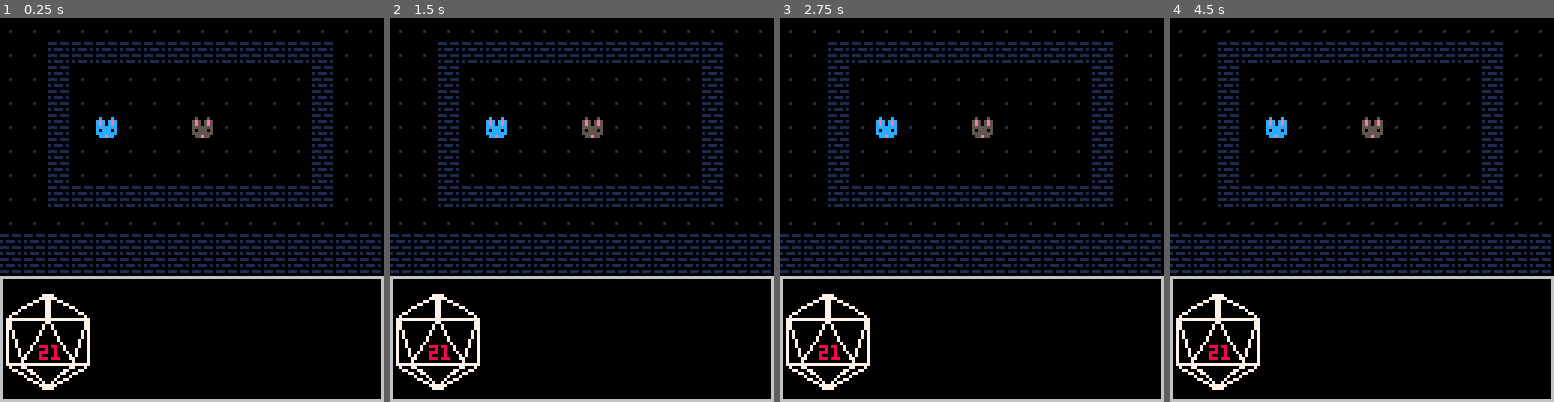
Above: before the commit, frames 1-4 (left to right).
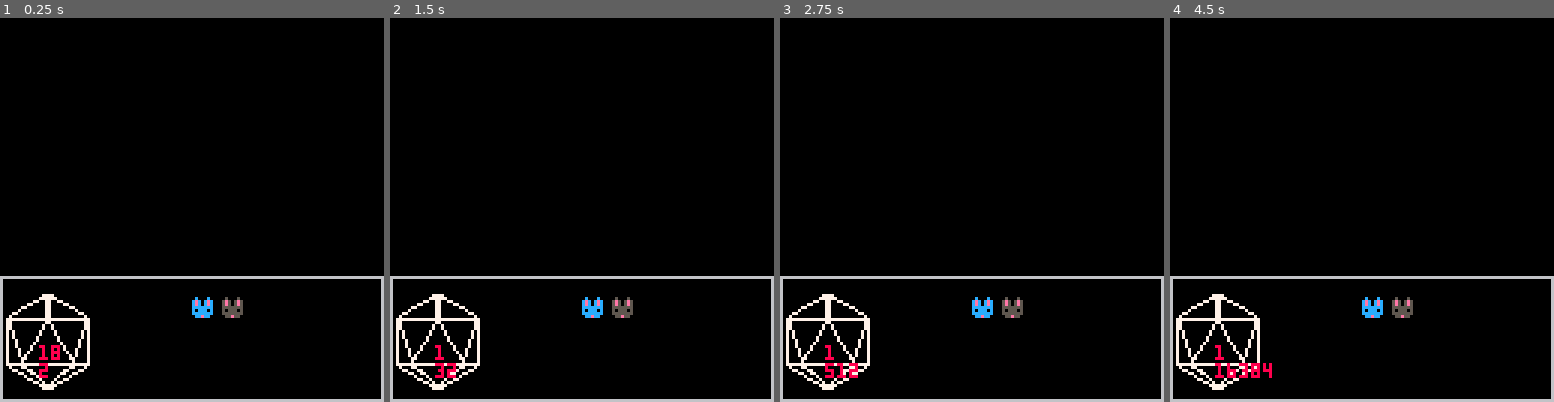
Above: after the commit, the same moments.

Repository: graphitical/d8-knight
Game: PICO-8 cartridge main.p8
Same seed, same stepped clock (60 frames per second), same inputs: the game is played once before the commit and once after it.
Inputs:
- Up to frame 1 (0.25 s): no input
- Up to frame 2 (1.5 s): tap X (X key) at 0.33, 1.07 s; tap O (Z key) at 0.7 s
- Up to frame 3 (2.75 s): hold Right 1.6-2.1 s; tap O (Z key) at 1.7, 2.1, 2.5 s; tap X (X key) at 1.85 s; hold Up 2.15-2.42 s; hold Right from 2.47 s (still down)
- Up to frame 4 (4.5 s): tap O (Z key) every 0.4 s from 2.9 to 4.1 s; tap X (X key) at 2.97, 4.08 s; release Right at 3.03 s; hold Left 3.08-3.58 s; hold Down 3.63-3.97 s; hold Right from 4.02 s (still down)

The runs differ from the first frame. In frame 1, 10% of the frame differs, in the area x 0-100%, y 3-94%; in frame 2, 10%; in frame 3, 10%; in frame 4, 10%.

Commit message:
Separate rolling initiative into its own state

Diff:
--- a/main.p8
+++ b/main.p8
@@ -4,13 +4,36 @@
 -- main
 g = {} -- games state
 c = {} -- config
+T = 0
 
 function _init()
- -- mmenu_ini()
- cmbt_ini()
+  T = 0
+  c.players = {}
+  local pc = {
+    name="blue bunny",
+    i=4,
+    j=4,
+    mvmt=8,
+    tail={},
+    bktrk = 0,
+    sp=255}
+    add(c.players,pc)
+    local pc = {
+    name = "brown bunny",
+    i = 8,
+    j = 4,
+    mvmt=6,
+    tail={},
+    bktrk = 0,
+    sp=254}
+
+  add(c.players,pc)
+
+  init_ini()
 end
 
 function _update()
+ T+=1
  g.upd()
 end
 
@@ -71,6 +94,21 @@
 -- non-combat exploration
 -->8
 -- combat
+function cmbt_ini()
+  g.upd = cmbt_upd
+  g.drw = cmbt_drw
+  cmbt_states={init=0,menu=1,move=2,mattack=3,rattack=4,end_turn=5}
+  --  cmbt_state = cmbt_states.menu
+  cmbt_state = cmbt_states.init
+  s=0
+  roll_val = 21
+  roll_time = 2
+  roll_count = 0
+
+  c.num_turns = #c.players
+  c.player_turn = 1
+end
+
 function render_path(pc)
  if #pc.tail == 0 then
   return
@@ -120,37 +158,6 @@
   pc.j = nxt[2]
   pc.tail = nw_tail
  end
-end
-
-function cmbt_ini()
- g.upd = cmbt_upd
- g.drw = cmbt_drw
- cmbt_states={init=0,menu=1,move=2,mattack=3,rattack=4,end_turn=5}
---  cmbt_state = cmbt_states.menu
- cmbt_state = cmbt_states.init
- s=0
-
- c.players = {}
- local pc = {
-  name="blue bunny",
-  i=4,
-  j=4,
-  mvmt=8,
-  tail={},
-  bktrk = 0,
-  sp=255}
- add(c.players,pc)
- local pc = {
-  name = "brown bunny",
-  i = 8,
-  j = 4,
-  mvmt=6,
-  tail={},
-  bktrk = 0,
-  sp=254}
- add(c.players,pc)
- c.num_turns = #c.players
- c.player_turn = 1
 end
 
 function cmbt_menu(pc, s, cmbt_state)
@@ -207,13 +214,44 @@
   end
 end
 
+
+function upd_roll()
+
+end
+
 function roll_init()
-  local scrn_sz = 128;
-  rect(0, 86, scrn_sz-1, scrn_sz-1, 6)
-  rectfill(1, 87, 126, 126, 0)
-  spr(192,0,92,2,4)
-  spr(192,16,92,2,4,true)
-  print("21",13,109,8)
+
+
+  --     if T%10 == 0 then
+  --       roll_time*=2
+  --       roll_count+=1
+  --     end
+
+  --     if roll_count > 5 then
+  --       roll_time=2
+  --       roll_count=0
+  --       break
+  --     end
+
+  -- end
+
+  -- Roll die
+  -- if T%roll_time == 0 then
+  --   roll_val=flr(rnd(20))+1
+  --   roll_count+=1
+  -- end
+
+  -- Exponential slowing of die rolling animation
+  -- if T%30 == 0 then
+  --   roll_time*=2
+  -- end
+
+  -- print(roll_val,roll_x,109,8)
+
+  -- if roll_count == 19 then
+  --   roll_time = 2
+  --   roll_count = 0
+  -- end
 end
 
 function cmbt_drw()
@@ -230,12 +268,73 @@
  local pc = c.players[c.player_turn]
  -- Draw combat menu
  if cmbt_state == cmbt_states.init then
-  roll_init()
+  -- roll_init()
+  draw_roll()
  else
   cmbt_menu(pc,s,cmbt_state)
  end
  color(8)
+ print(roll_count)
+ print(roll_time)
+--  print(T%30)
 --  print(s)
+end
+
+-- Rolling Initiative
+function init_ini()
+  g.drw = init_drw
+  g.upd = init_upd
+  roll_count = 0
+  roll_time = 2
+  roll_val = 21
+end
+
+function init_drw()
+  cls()
+  draw_roll()
+  print(roll_time)
+  -- print(roll_count)
+  -- print(T%roll_time)
+end
+
+function init_upd()
+  if T%roll_time == 0 then
+    roll_val = flr(rnd(20)) + 1
+    roll_count+=1
+  end
+
+  if T%10 == 0 then
+    roll_time*=2
+  end
+
+  if roll_time < 0 then
+    roll_count = 0
+    roll_time = 2
+  end
+
+end
+
+function draw_roll()
+  local scrn_sz = 128;
+  rect(0, 86, scrn_sz-1, scrn_sz-1, 6)
+  rectfill(1, 87, 126, 126, 0)
+  -- Draw Roster
+  for i=0,#c.players-1 do
+    palt(0,false)
+    spr(c.players[i+1].sp,64+i*10, 92)
+    print(c.players[i+1].ini,64+i*10, 100)
+    palt()
+  end
+  -- Draw D20
+  spr(192,0,92,2,4)
+  spr(192,16,92,2,4,true)
+  -- Shifting print value for single digit values
+  if roll_val < 10 then
+    roll_x = 15
+  else
+    roll_x = 13
+  end
+  print(roll_val,roll_x,109,8)
 end
 -->8
 -- credits
